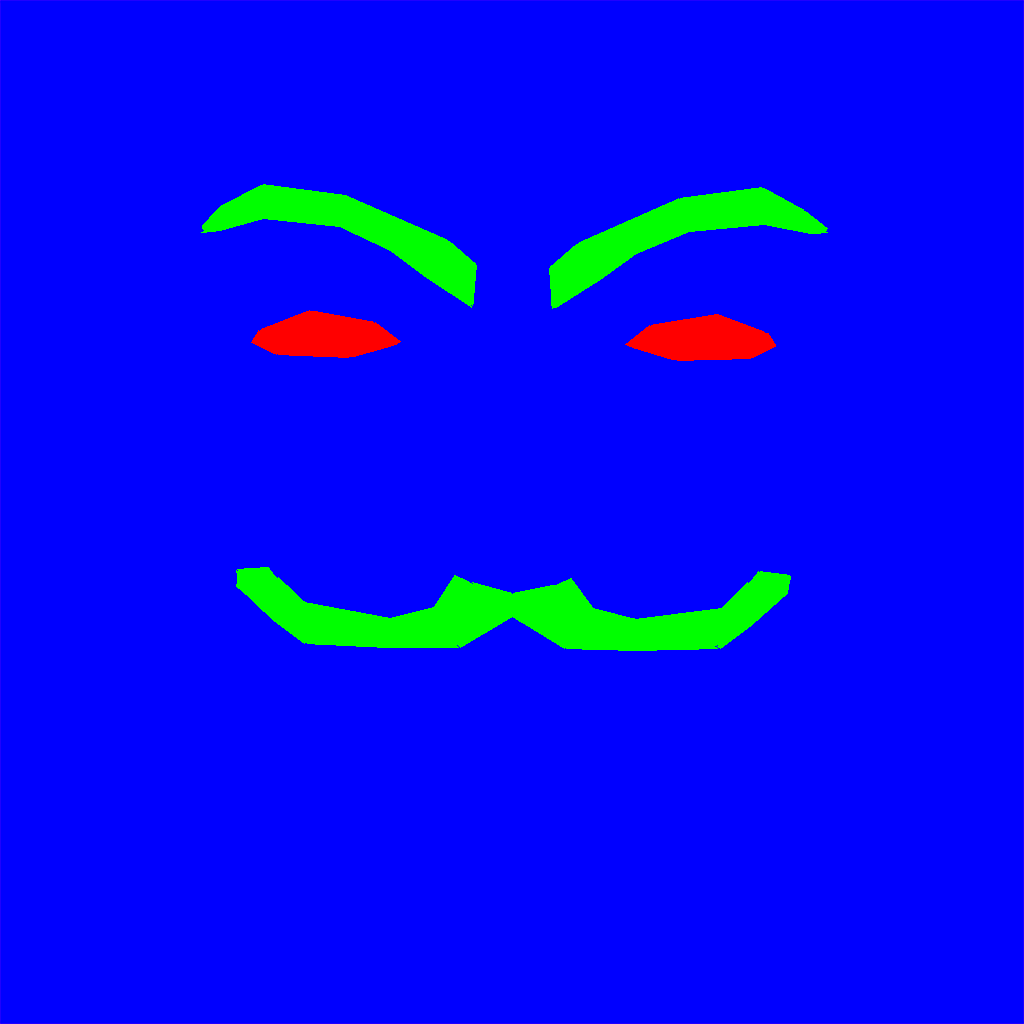
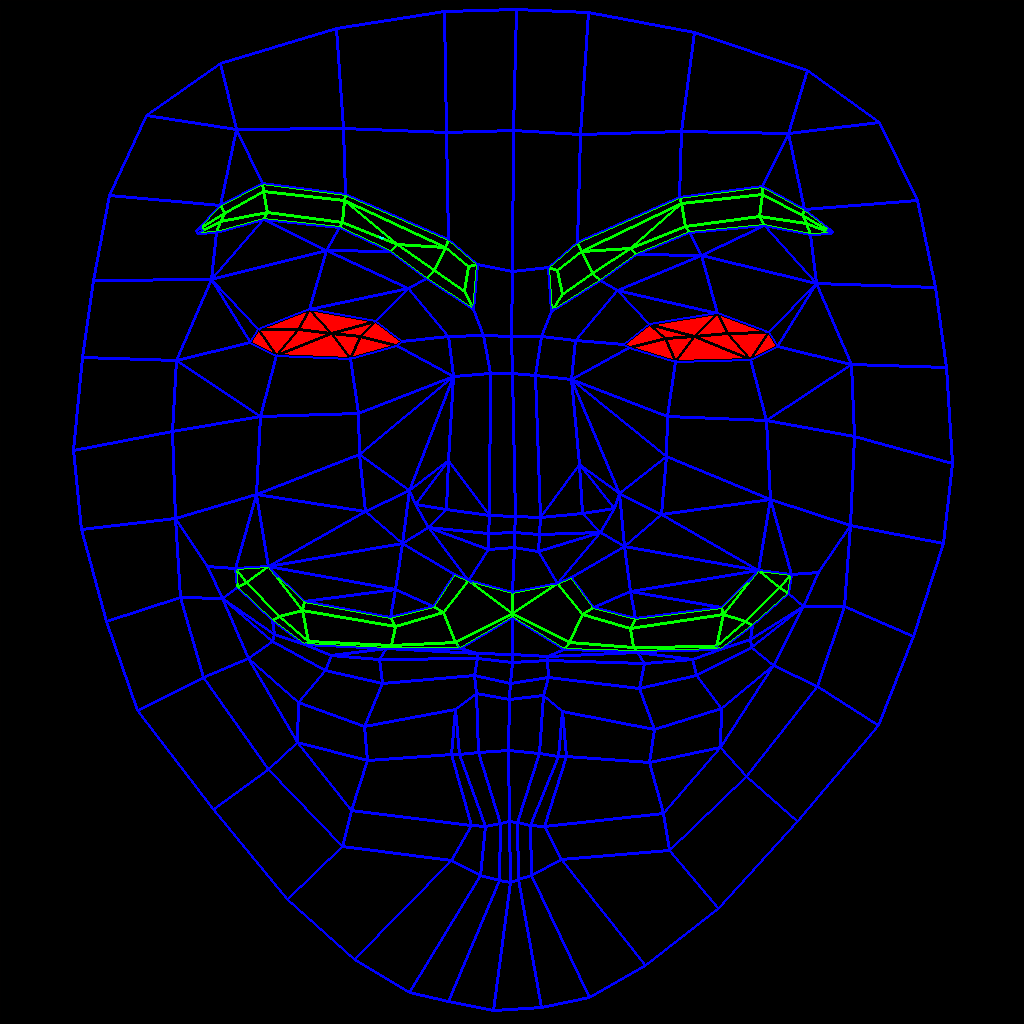
Before/after of a 1024×1024 layered artwork. What changed in the layer stack:
added layer "Layer 7" above "Layer 1" over [0, 0, 1024, 1024]
painted on "Layer 1" over [0, 0, 1024, 1024]
